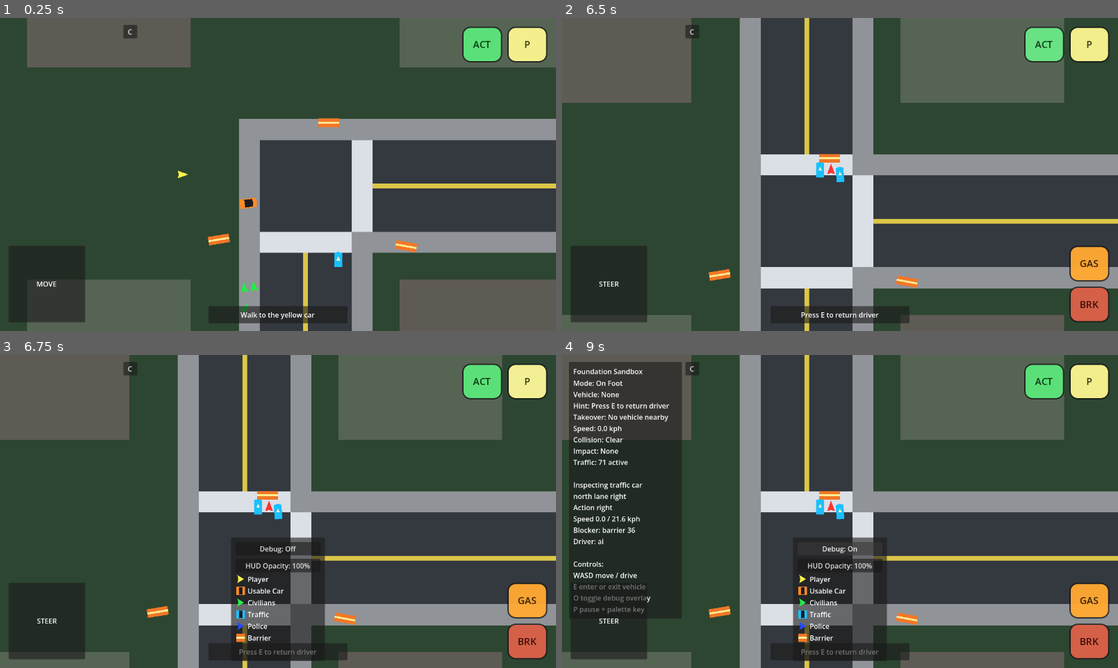
Above: before the commit, frames 1-4 (two rows, left to right).
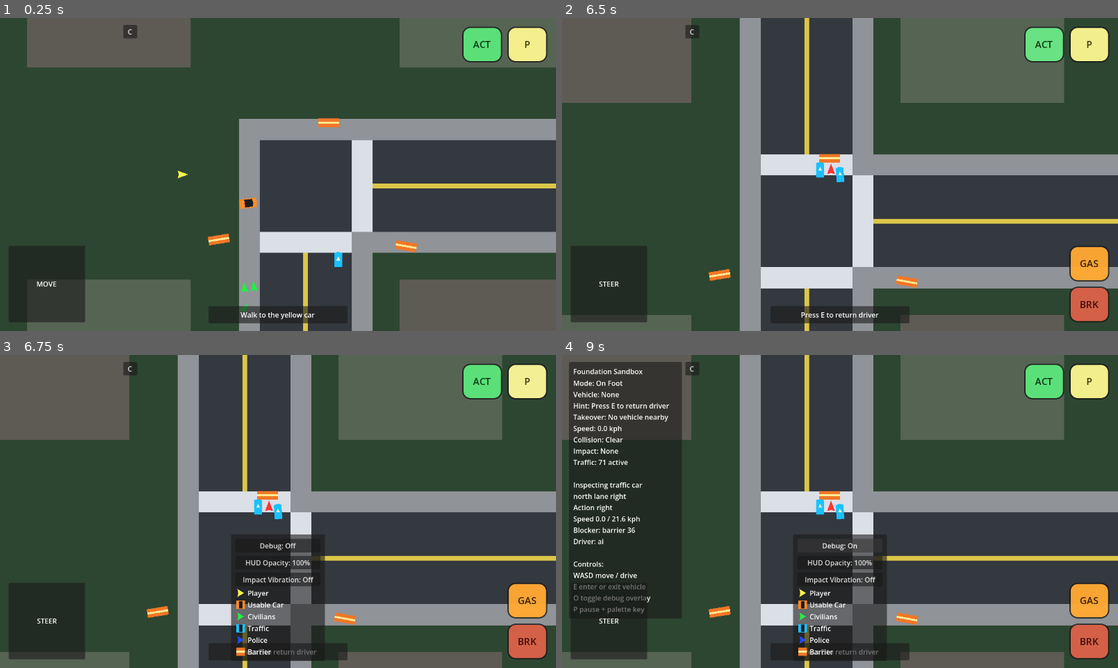
Above: after the commit, the same moments.

Repository: mjulstein/godot-gta
Game: Godot game, scene res://scenes/main/game.tscn
Same seed, same stepped clock (60 frames per second), same inputs: the game is played once before the commit and once after it.
Inputs (mouse positions are in pixels of both pictures, inside the frame that each line leads up to):
- Up to frame 1 (0.25 s): no input
- Up to frame 2 (6.5 s): click "C" at 0.5 s; tap E (interact) at 1.25, 2.75, 4.25 s; move the mouse to (962, 158) at 1.27 s; hold D (move_right) 1.28-2 s; hold E (interact) 1.28-2 s; click (962, 158) at 1.42 s; drag from (728, 190) to (856, 174) at 2.02 s; move the mouse to (895, 105) at 2.77 s; hold D (move_right) 2.78-3.5 s; hold E (interact) 2.78-3.5 s; drag from (812, 237) to (673, 127) at 3.52 s; move the mouse to (1006, 221) at 4.27 s; hold A (move_left) 4.28-5 s; hold E (interact) 4.28-5 s; drag from (673, 127) to (756, 96) at 5.02 s; click "ACT" at 5.75 s
- Up to frame 3 (6.75 s): click "P" at 6.5 s
- Up to frame 4 (9 s): click (840, 580) at 7.25 s, where only the run after the commit has a clickable "Impact Vibration: Off"; click (840, 580) at 8 s, where only the run after the commit has a clickable "Impact Vibration: On"; click "Debug: Off" at 8.75 s

Frames 1-2 are identical in both runs. In frame 3, 1.4% of the frame differs, in the area x 42-58%, y 57-97%; in frame 4, 1.4%.

Commit message:
vibrate on impact

Diff:
--- a/scenes/ui/palette_overlay.tscn
+++ b/scenes/ui/palette_overlay.tscn
@@ -46,6 +46,10 @@
 [node name="HudOpacityButton" type="Button" parent="Panel/Margin/Rows/Actions"]
 unique_name_in_owner = true
 text = "HUD Opacity"
+
+[node name="ImpactVibrationButton" type="Button" parent="Panel/Margin/Rows/Actions"]
+unique_name_in_owner = true
+text = "Impact Vibration: Off"
 
 [node name="PlayerRow" type="HBoxContainer" parent="Panel/Margin/Rows"]
 
--- a/scripts/actors/player/player_controller.gd
+++ b/scripts/actors/player/player_controller.gd
@@ -5,6 +5,7 @@
 signal civilian_assaulted(target: Node2D)
 signal vehicle_entry_completed(vehicle: Node2D)
 signal harmed(source: Node2D)
+signal collision_feedback_requested(speed_loss: float)
 
 @export var tuning: Resource
 @export var collision_flash_time := 0.12
@@ -76,8 +77,12 @@
 		knockout_input_released = false
 		pending_harm_source = null
 	if _update_vehicle_entry_approach(delta):
+		var entry_speed_before_move := velocity.length()
 		move_and_slide()
 		_emit_vehicle_impacts()
+		if get_slide_collision_count() > 0:
+			collision_flash_remaining = collision_flash_time
+			collision_feedback_requested.emit(maxf(entry_speed_before_move - velocity.length(), 0.0))
 		return
 	var input_vector := Input.get_vector("move_left", "move_right", "move_up", "move_down")
 	var target_speed: float = 220.0 if tuning == null else tuning.move_speed
@@ -94,10 +99,12 @@
 		rotation = blended_target.angle()
 	else:
 		velocity = velocity.move_toward(Vector2.ZERO, deceleration_rate * delta)
+	var speed_before_move := velocity.length()
 	move_and_slide()
 	_emit_vehicle_impacts()
 	if get_slide_collision_count() > 0:
 		collision_flash_remaining = collision_flash_time
+		collision_feedback_requested.emit(maxf(speed_before_move - velocity.length(), 0.0))
 		_emit_civilian_impacts()
 
 func is_in_vehicle() -> bool:
--- a/scripts/ai/vehicular/civilian/civilian_vehicle_ai.gd
+++ b/scripts/ai/vehicular/civilian/civilian_vehicle_ai.gd
@@ -6,6 +6,7 @@
 signal harmed(source: Node2D)
 signal civilian_hit(target: Node2D)
 signal incident_driver_requested(target: Node2D, inspect_position: Vector2)
+signal collision_feedback_requested(speed_loss: float)
 
 @export var tuning: CivilianVehicleTuning
 @export var is_important := false
@@ -826,10 +827,12 @@
 	velocity = Vector2.RIGHT.rotated(rotation) * longitudinal_speed
 	current_speed = absf(longitudinal_speed)
 	_displace_pedestrians_ahead(velocity.normalized() if velocity != Vector2.ZERO else Vector2.ZERO)
+	var speed_before_move := velocity.length()
 	move_and_slide()
 	_register_pedestrian_body_contacts()
 	if get_slide_collision_count() > 0:
 		collision_flash_remaining = harmed_flash_time
+		collision_feedback_requested.emit(maxf(speed_before_move - velocity.length(), 0.0))
 		_emit_civilian_impacts()
 
 func _displace_pedestrians_ahead(direction_vector: Vector2) -> void:
--- a/scripts/core/game_root.gd
+++ b/scripts/core/game_root.gd
@@ -14,10 +14,16 @@
 @onready var interaction_prompt = $Ui/InteractionPrompt
 @onready var interaction_system: Node = $VehicleInteractionSystem
 @onready var pause_controller: Node = $Ui/PauseController
+@onready var palette_overlay: Control = $Ui/PaletteOverlay
 
 var traffic_camera_target: Node2D
 var active_vehicle_source_label := "Parked Vehicle"
 var possessed_traffic_vehicle: Node2D
+var impact_vibration_enabled := false
+
+const IMPACT_VIBRATION_MIN_SPEED_LOSS := 70.0
+const IMPACT_VIBRATION_MAX_SPEED_LOSS := 320.0
+const IMPACT_VIBRATION_MAX_DURATION_MS := 250
 
 func _ready() -> void:
 	var player_spawn := _find_spawn_marker("player_spawn")
@@ -32,6 +38,7 @@
 	interaction_system.exit_requested.connect(_on_exit_requested)
 	player.vehicle_entry_completed.connect(_on_enter_requested)
 	player.civilian_assaulted.connect(_on_player_civilian_assaulted)
+	_connect_vehicle_signals(player)
 	_connect_vehicle_signals(vehicle)
 	for traffic_vehicle in get_tree().get_nodes_in_group("traffic_vehicle"):
 		_connect_vehicle_signals(traffic_vehicle)
@@ -45,6 +52,11 @@
 	camera.set_target(player)
 	if pause_controller.has_signal("pause_toggled"):
 		pause_controller.pause_toggled.connect(_on_pause_toggled)
+	if palette_overlay != null:
+		if palette_overlay.has_signal("impact_vibration_toggled"):
+			palette_overlay.impact_vibration_toggled.connect(_on_impact_vibration_toggled)
+		if palette_overlay.has_method("is_impact_vibration_enabled"):
+			impact_vibration_enabled = palette_overlay.is_impact_vibration_enabled()
 
 func _process(_delta: float) -> void:
 	var active_actor: Node2D = _get_active_camera_target()
@@ -196,6 +208,10 @@
 		var hit_callable := Callable(self, "_on_connected_vehicle_civilian_hit").bind(node)
 		if not node.is_connected("civilian_hit", hit_callable):
 			node.connect("civilian_hit", hit_callable)
+	if node.has_signal("collision_feedback_requested"):
+		var feedback_callable := Callable(self, "_on_connected_collision_feedback_requested").bind(node)
+		if not node.is_connected("collision_feedback_requested", feedback_callable):
+			node.connect("collision_feedback_requested", feedback_callable)
 	if node.has_signal("incident_driver_requested"):
 		var incident_callable := Callable(self, "_on_connected_vehicle_incident_driver_requested").bind(node)
 		if not node.is_connected("incident_driver_requested", incident_callable):
@@ -208,6 +224,28 @@
 	var source_vehicle: Node2D = source as Node2D
 	var target_actor: Node2D = target as Node2D
 	_maybe_spawn_incident_driver(source_vehicle, target_actor, inspect_position)
+
+func _on_connected_collision_feedback_requested(speed_loss: float, source: Node) -> void:
+	if not impact_vibration_enabled:
+		return
+	if source == player:
+		_trigger_impact_vibration(speed_loss)
+		return
+	var active_vehicle := _get_active_player_vehicle()
+	if active_vehicle != null and source == active_vehicle:
+		_trigger_impact_vibration(speed_loss)
+
+func _on_impact_vibration_toggled(enabled: bool) -> void:
+	impact_vibration_enabled = enabled
+
+func _trigger_impact_vibration(speed_loss: float) -> void:
+	if speed_loss < IMPACT_VIBRATION_MIN_SPEED_LOSS:
+		return
+	var duration_ratio := inverse_lerp(IMPACT_VIBRATION_MIN_SPEED_LOSS, IMPACT_VIBRATION_MAX_SPEED_LOSS, speed_loss)
+	var duration_ms := int(round(clampf(duration_ratio, 0.0, 1.0) * IMPACT_VIBRATION_MAX_DURATION_MS))
+	if duration_ms <= 0:
+		return
+	Input.vibrate_handheld(duration_ms, 1.0)
 
 func _prepare_vehicle_takeover(target_vehicle: Node2D) -> Node2D:
 	if target_vehicle == vehicle:
--- a/scripts/ui/palette_overlay.gd
+++ b/scripts/ui/palette_overlay.gd
@@ -1,4 +1,6 @@
 extends Control
+
+signal impact_vibration_toggled(enabled: bool)
 
 @export var debug_overlay_path: NodePath
 @export var mobile_controls_hud_path: NodePath
@@ -7,11 +9,15 @@
 @onready var mobile_controls_hud: Control = get_node_or_null(mobile_controls_hud_path)
 @onready var toggle_debug_button: Button = %ToggleDebugButton
 @onready var hud_opacity_button: Button = %HudOpacityButton
+@onready var impact_vibration_button: Button = %ImpactVibrationButton
+
+var impact_vibration_enabled := false
 
 func _ready() -> void:
 	process_mode = Node.PROCESS_MODE_WHEN_PAUSED
 	toggle_debug_button.pressed.connect(_on_toggle_debug_pressed)
 	hud_opacity_button.pressed.connect(_on_hud_opacity_pressed)
+	impact_vibration_button.pressed.connect(_on_impact_vibration_pressed)
 	_refresh_button_text()
 
 func _on_toggle_debug_pressed() -> void:
@@ -24,6 +30,20 @@
 		mobile_controls_hud.cycle_hud_opacity()
 	_refresh_button_text()
 
+func _on_impact_vibration_pressed() -> void:
+	set_impact_vibration_enabled(not impact_vibration_enabled)
+
+func set_impact_vibration_enabled(enabled: bool) -> void:
+	if impact_vibration_enabled == enabled:
+		_refresh_button_text()
+		return
+	impact_vibration_enabled = enabled
+	_refresh_button_text()
+	impact_vibration_toggled.emit(impact_vibration_enabled)
+
+func is_impact_vibration_enabled() -> bool:
+	return impact_vibration_enabled
+
 func _refresh_button_text() -> void:
 	var debug_active := false
 	if debug_overlay != null and debug_overlay.has_method("is_overlay_active"):
@@ -34,3 +54,4 @@
 	if mobile_controls_hud != null and mobile_controls_hud.has_method("get_hud_opacity_label"):
 		opacity_label = mobile_controls_hud.get_hud_opacity_label()
 	hud_opacity_button.text = opacity_label
+	impact_vibration_button.text = "Impact Vibration: On" if impact_vibration_enabled else "Impact Vibration: Off"
--- a/scripts/vehicles/vehicle_controller.gd
+++ b/scripts/vehicles/vehicle_controller.gd
@@ -1,6 +1,7 @@
 extends CharacterBody2D
 
 signal civilian_hit(target: Node2D)
+signal collision_feedback_requested(speed_loss: float)
 
 @export var tuning: Resource
 @export var collision_flash_time := 0.12
@@ -66,9 +67,11 @@
 	velocity = Vector2.RIGHT.rotated(rotation) * longitudinal_speed
 	_displace_pedestrians_ahead()
 
+	var speed_before_move := velocity.length()
 	move_and_slide()
 	if get_slide_collision_count() > 0:
 		collision_flash_remaining = collision_flash_time
+		collision_feedback_requested.emit(maxf(speed_before_move - velocity.length(), 0.0))
 		_emit_civilian_impacts()
 
 func can_enter() -> bool:
